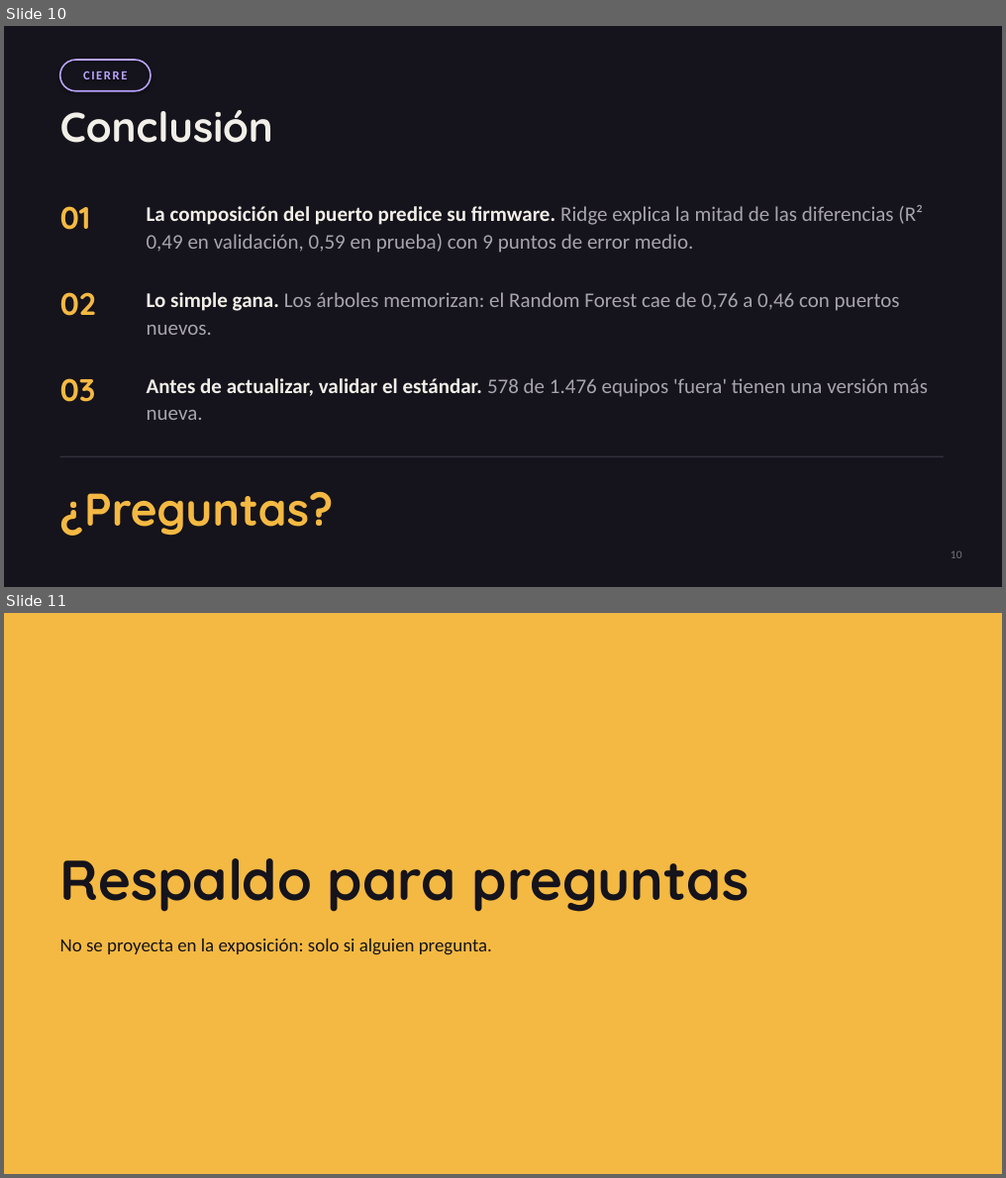
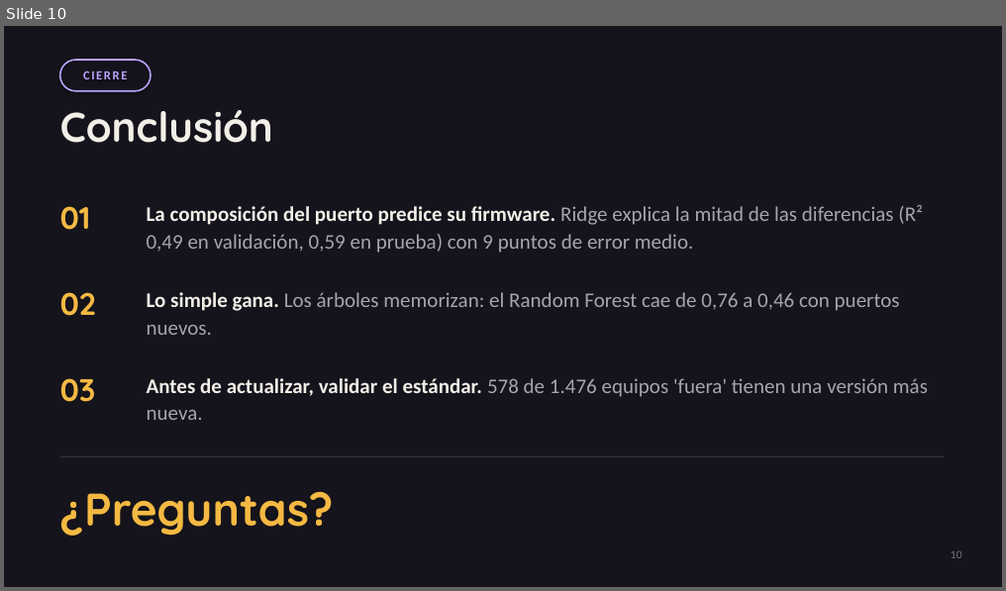
Before and after one commit to forzanijuan22/red-gpon-tp4, a slide deck: trabajos_practicos/presentaciones/TP2_presentacion.pptx. Shown one above the other, each under a label of ours: slides 10 and 11 before the commit, slide 10 after it. The pictures are 1006x1178 and 1006x591 pixels, drawn with LibreOffice and Linux fonts; fonts in the diff are those of the drawing. Boxes give left, top, right and bottom in pixels: in the first picture for what was removed or moved away, otherwise in the second. Text is boxed around its words. In the diff, an @@ line names an element or a change of style, - is before the commit and + after.

```diff
--- a/trabajos_practicos/presentaciones/TP2_presentacion.pptx
+++ b/trabajos_practicos/presentaciones/TP2_presentacion.pptx
@@ slide 11 removed at (4,613,1002,1174), background #F4B942 @@
@@ text removed at (60,859,749,912) @@
-Respaldo para preguntas
@@ text removed at (60,939,492,956) @@
-No se proyecta en la exposición: solo si alguien pregunta.
```
Also in this commit, not shown: 5 other slides removed, 4 other files.
